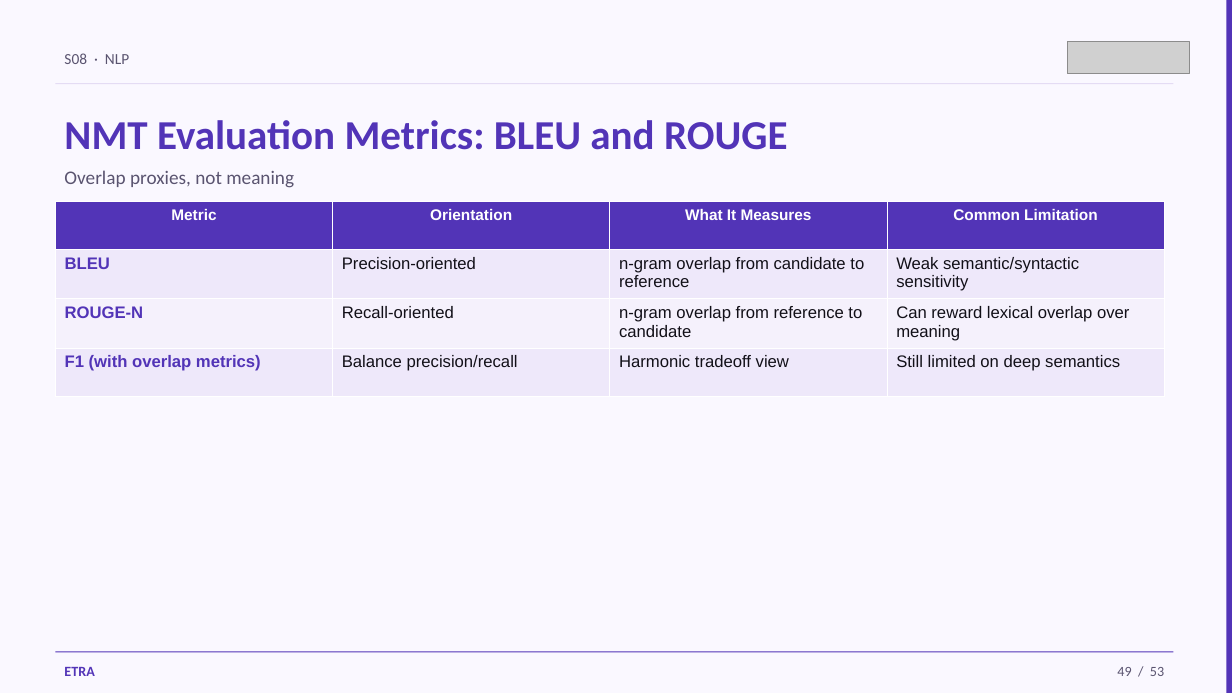
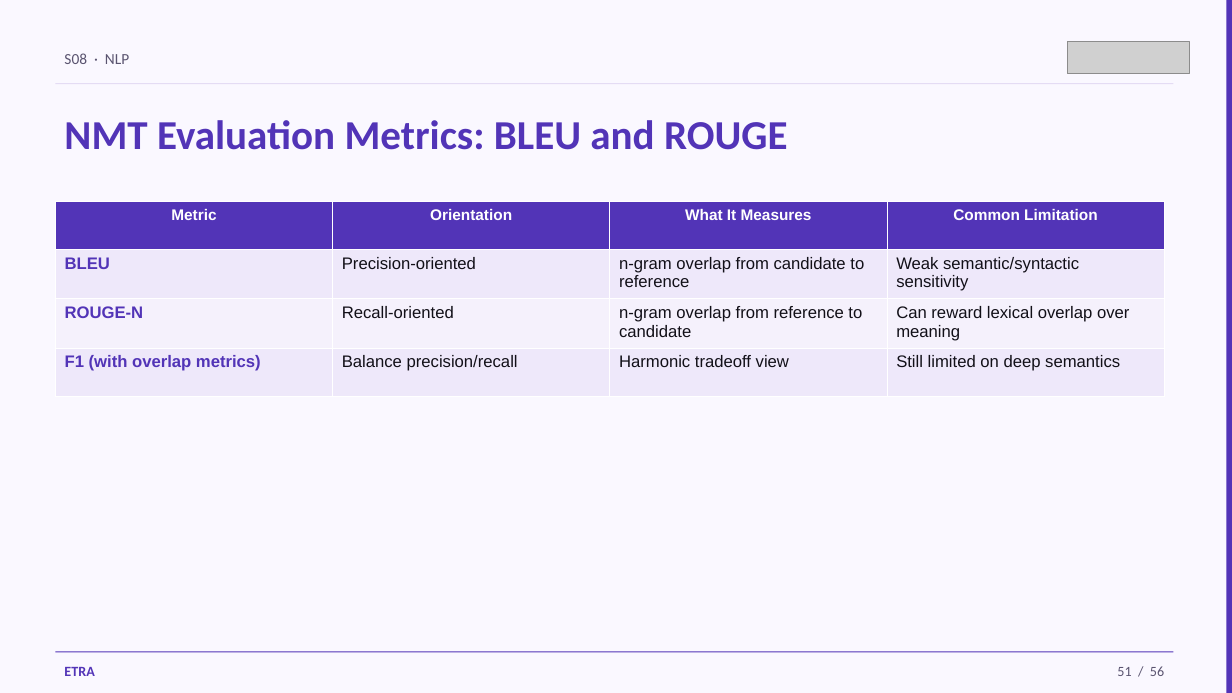
Before and after one commit to iksasa15/AI-ML, a slide deck: slide 51 of web-presentation/pdf-exports/Week3-Session1-NLP.pptx (slide 49 before the commit). Drawn at 1232x693 pixels with LibreOffice and Linux fonts; fonts in the diff are those of the drawing; grey boxes stand for pictures. Boxes give left, top, right and bottom in pixels: in the first picture for what was removed or moved away, otherwise in the second. Text is boxed around its words. In the diff, an @@ line names an element or a change of style, - is before the commit and + after.

```diff
--- a/web-presentation/pdf-exports/Week3-Session1-NLP.pptx
+++ b/web-presentation/pdf-exports/Week3-Session1-NLP.pptx
@@ text removed at box(64, 170, 294, 188) @@
-Overlap proxies, not meaning
@@ text at box(1117, 666, 1164, 676): text changed @@
-49 / 53
+51 / 56
```
Also in this commit, not shown: 49 other slides changed, 5 slides added, 2 slides removed, 6 other files.
